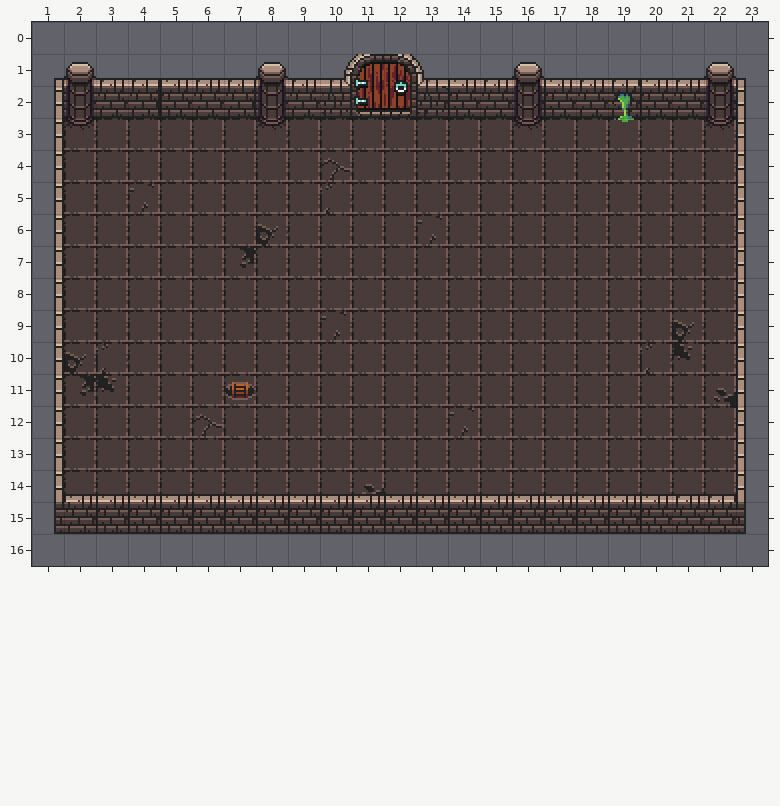
Tiled map (JSON), stored at src/assets/rooms/basic4.json. The first picture shows the starting point.
Cells are 16x16 px. Shown: x 1..23, y 0..16.
The same view after the edit:
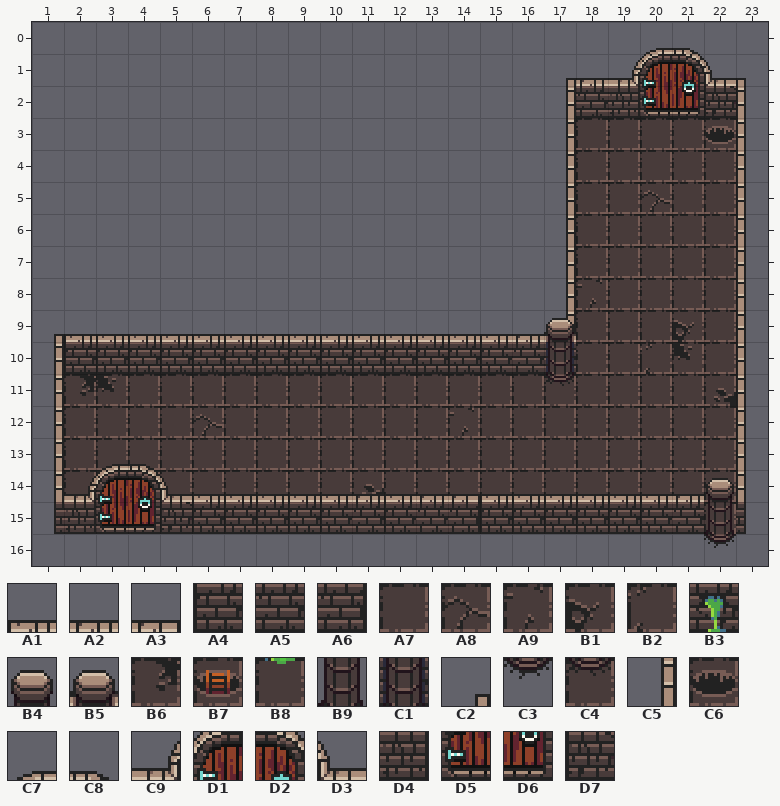
Key: from "0x72_DungeonTilesetII_v1.3": A1 1, A2 2, A3 3, A4 33, A5 34, A6 35, A7 129, A8 130, A9 131, B1 161, B2 162, B3 164, B4 165, B5 166, B6 193, B7 195, B8 196, B9 197, C1 198, C2 224, C3 229, C4 230, C5 256, C6 294, C7 418, C8 419, C9 449, D1 450, D2 451, D3 452, D4 481, D5 482, D6 483, D7 484.
__ is an empty cell, ## one hidden under a higher layer.
Changes in this commit:
{"where": "layer \"Below Player\""}
{"y":2,"x":2,"old":"## ## ## ## ## ## ## ## ## ## ## ## ## ## ## ##","new":"__ __ __ __ __ __ __ __ __ __ __ __ __ __ __ __"}
{"y":3,"x":2,"old":"## A7 A7 A7 A7 A7 ## A7 A7 A7 A7 A7 A7 A7 ## A7","new":"__ __ __ __ __ __ __ __ __ __ __ __ __ __ __ __"}
{"y":3,"x":22,"old":"##","new":"C6"}
{"y":4,"x":2,"old":"A7 A7 A7 A7 A7 A7 A7 A7 A8 A7 A7 A7 A7 A7 A7 A7","new":"__ __ __ __ __ __ __ __ __ __ __ __ __ __ __ __"}
{"y":5,"x":2,"old":"A7 A7 A9 A7 A7 A7 A7 A7 B2 A7 A7 A7 A7 A7 A7 A7","new":"__ __ __ __ __ __ __ __ __ __ __ __ __ __ __ __"}
{"y":5,"x":20,"old":"A7","new":"A8"}
{"y":6,"x":2,"old":"A7 A7 A7 A7 A7 A7 B1 A7 A7 A7 A7 A9 A7 A7 A7 A7","new":"__ __ __ __ __ __ __ __ __ __ __ __ __ __ __ __"}
{"y":7,"x":2,"old":"A7 A7 A7 A7 A7 B6 A7 A7 A7 A7 A7 A7 A7 A7 A7 A7","new":"__ __ __ __ __ __ __ __ __ __ __ __ __ __ __ __"}
{"y":8,"x":2,"old":"A7 A7 A7 A7 A7 A7 A7 A7 A7 A7 A7 A7 A7 A7 A7 A7 A7","new":"__ __ __ __ __ __ __ __ __ __ __ __ __ __ __ __ A9"}
{"y":9,"x":2,"old":"A7 A7 A7 A7 A7 A7 A7 A7 A9 A7 A7 A7 A7 A7 A7 A7","new":"__ __ __ __ __ __ __ __ __ __ __ __ __ __ __ __"}
{"y":10,"x":2,"old":"B1 B2","new":"## ##"}
{"y":11,"x":7,"old":"B7","new":"A7"}
{"where": "layer \"Walls Above\""}
{"y":1,"x":1,"old":"C2","new":"__"}
{"y":1,"x":17,"old":"__","new":"C2"}
{"y":2,"x":1,"old":"C5","new":"__"}
{"y":2,"x":17,"old":"__","new":"C5"}
{"y":3,"x":1,"old":"C5","new":"__"}
{"y":3,"x":17,"old":"__","new":"C5"}
{"y":4,"x":1,"old":"C5","new":"__"}
{"y":4,"x":17,"old":"__","new":"C5"}
{"y":5,"x":1,"old":"C5","new":"__"}
{"y":5,"x":17,"old":"__","new":"C5"}
{"y":6,"x":1,"old":"C5","new":"__"}
{"y":6,"x":17,"old":"__","new":"C5"}
{"y":7,"x":1,"old":"C5","new":"__"}
{"y":7,"x":17,"old":"__","new":"C5"}
{"y":8,"x":1,"old":"C5","new":"__"}
{"y":8,"x":17,"old":"__","new":"C5"}
{"y":9,"x":1,"old":"C5","new":"C2"}
{"y":9,"x":17,"old":"__","new":"C5"}
{"y":13,"x":3,"old":"__ __","new":"C7 C8"}
{"y":14,"x":2,"old":"A1 A1 A1 A1","new":"C9 D1 D2 D3"}
{"y":14,"x":11,"old":"A1","new":"A2"}
{"y":14,"x":13,"old":"A1 A1","new":"A2 A3"}
{"y":14,"x":22,"old":"A3","new":"B4"}
{"y":15,"x":2,"old":"A5 A4 A4 A4","new":"D4 D5 D6 D7"}
{"y":15,"x":11,"old":"A4","new":"A5"}
{"y":15,"x":13,"old":"A4 A4","new":"A5 A6"}
{"y":15,"x":22,"old":"A5","new":"B9"}
{"y":16,"x":22,"old":"__","new":"C3"}
{"where": "layer \"Walls Below\""}
{"y":0,"x":20,"old":"__ __","new":"C7 C8"}
{"y":1,"x":2,"old":"B5 A2 A3 A1 A2 A3 B5 A2 C9 D1 D2 D3 A1 A2 B5 A1","new":"__ __ __ __ __ __ __ __ __ __ __ __ __ __ __ __"}
{"y":1,"x":19,"old":"A3 A1 A2 B5","new":"C9 D1 D2 D3"}
{"y":2,"x":2,"old":"C1 A5 A6 A4 A5 A6 C1 A5 D4 D5 D6 D7 A4 A5 C1 A4","new":"__ __ __ __ __ __ __ __ __ __ __ __ __ __ __ __"}
{"y":2,"x":19,"old":"B3 A4 A5 C1","new":"D4 D5 D6 D7"}
{"y":3,"x":2,"old":"C4","new":"__"}
{"y":3,"x":8,"old":"C4","new":"__"}
{"y":3,"x":16,"old":"C4","new":"__"}
{"y":3,"x":19,"old":"B8","new":"__"}
{"y":3,"x":22,"old":"C4","new":"__"}
{"y":9,"x":2,"old":"__ __ __ __ __ __ __ __ __ __ __ __ __ __ __ __","new":"A1 A1 A1 A1 A1 A1 A1 A1 A1 A1 A1 A1 A1 A1 A2 B5"}
{"y":10,"x":2,"old":"__ __ __ __ __ __ __ __ __ __ __ __ __ __ __ __","new":"A4 A4 A4 A4 A4 A4 A4 A4 A4 A4 A4 A4 A4 A4 A5 C1"}
{"y":11,"x":17,"old":"__","new":"C4"}
{"label":"changed","picture_box":[610,48,736,144]}
{"label":"changed","picture_box":[54,54,602,400]}
{"label":"changed","picture_box":[642,190,670,214]}
{"label":"changed","picture_box":[64,464,192,532]}
{"label":"changed","picture_box":[352,496,362,532]}
{"label":"changed","picture_box":[416,496,480,532]}
{"label":"changed","picture_box":[704,478,736,548]}
